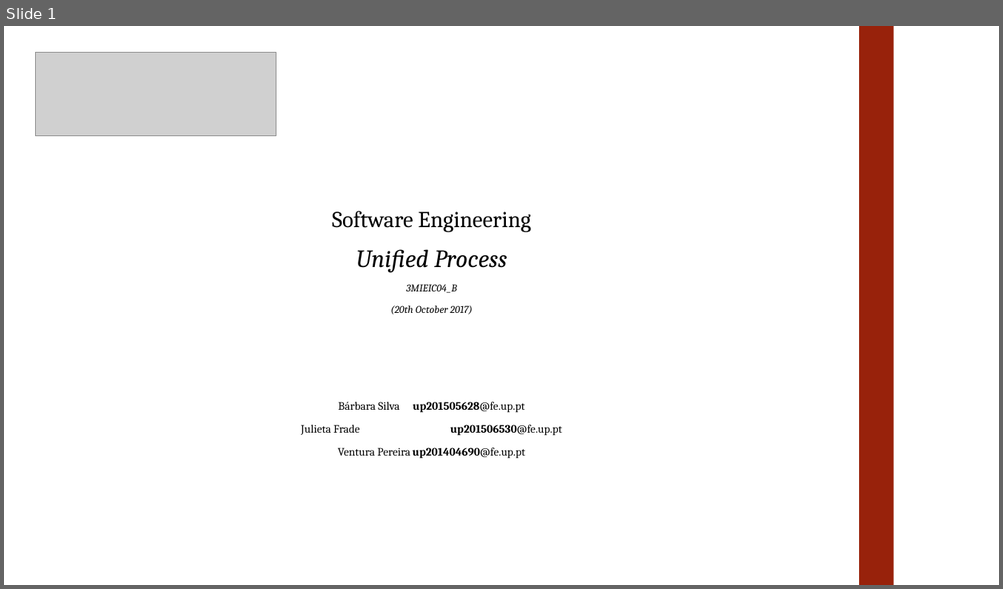
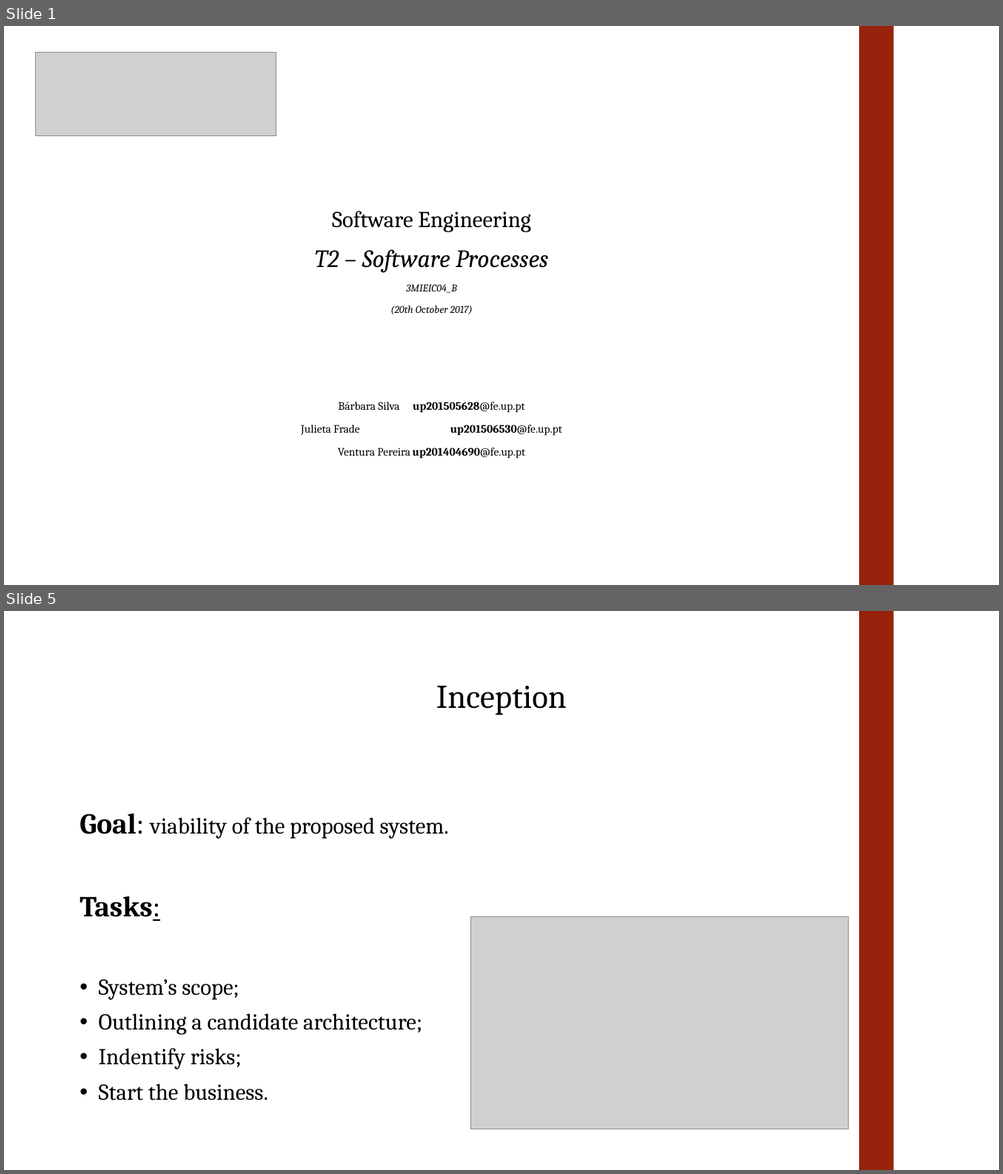
Before and after one commit to julietafrade97/feup-esof, a slide deck: T2/Presentation.pptx. Shown one above the other, each under a label of ours: slide 1 before the commit, slides 1 and 5 after it; the slides between them are not shown. The pictures are 1003x589 and 1003x1174 pixels, drawn with LibreOffice and Linux fonts; fonts in the diff are those of the drawing; grey boxes stand for pictures. Boxes give left, top, right and bottom in pixels: in the first picture for what was removed or moved away, otherwise in the second. Text is boxed around its words. In the diff, an @@ line names an element or a change of style, - is before the commit and + after.

```diff
--- a/T2/Presentation.pptx
+++ b/T2/Presentation.pptx
@@ slide 5 added at (4,611,999,1170), background #FFFFFF @@
@@ rectangle added at (859,611,893,1170), fill #98220B @@
@@ title added at (436,686,566,715), 32 pt, text #000000 @@
+Inception
@@ text added at (79,813,449,1101), 22 pt, text #000000 @@
+Goal: viability of the proposed system.
+Tasks:
+• System’s scope;
+• Outlining a candidate architecture;
+• Indentify risks;
+• Start the business.
@@ picture added at (470,917,848,1130) @@
@@ slide 1 changed as well @@
@@ text at (315,249,548,273): text changed @@
-Unified Process
+T2 – Software Processes
```
Also in this commit, not shown: 23 other slides added, 1 slide removed.
